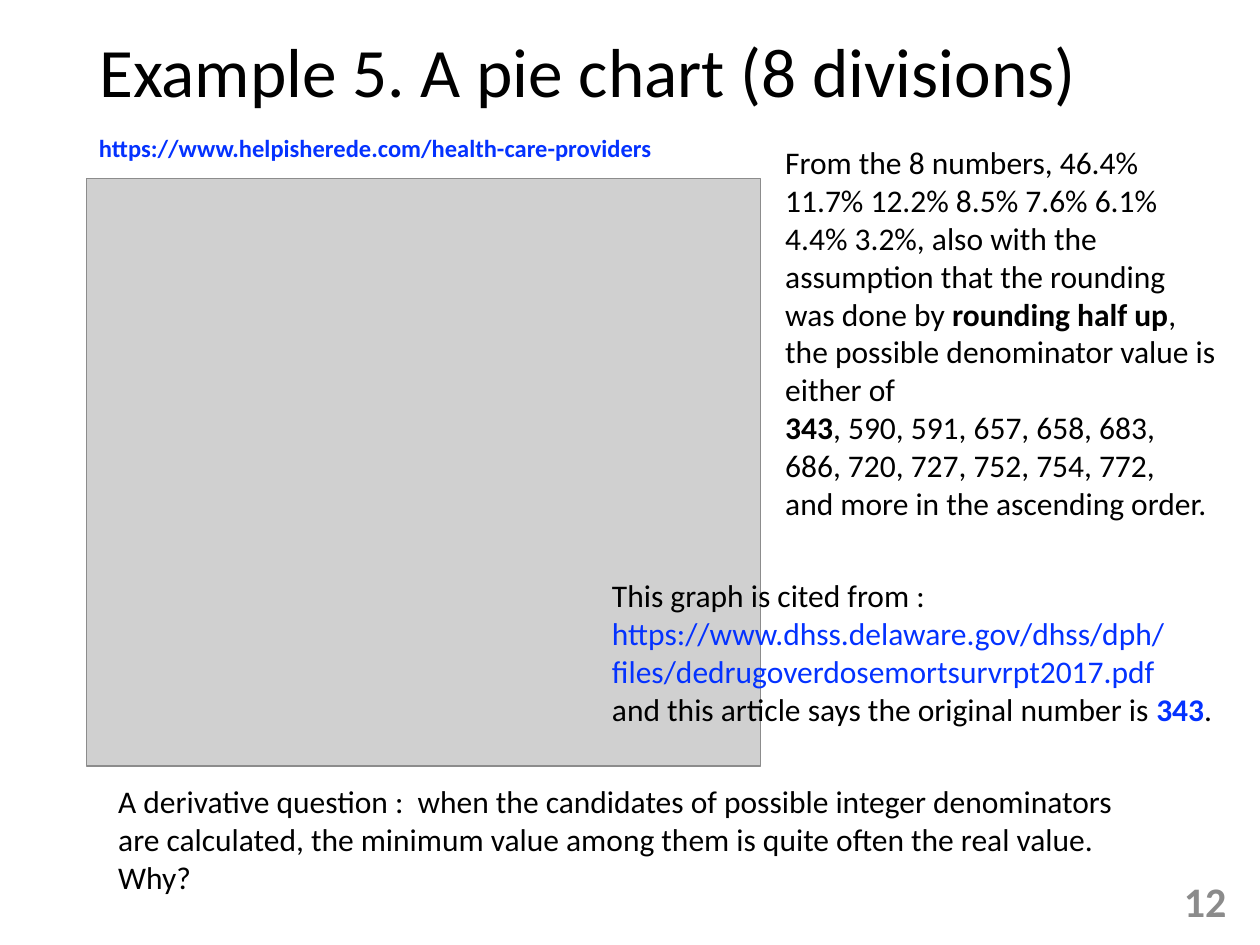
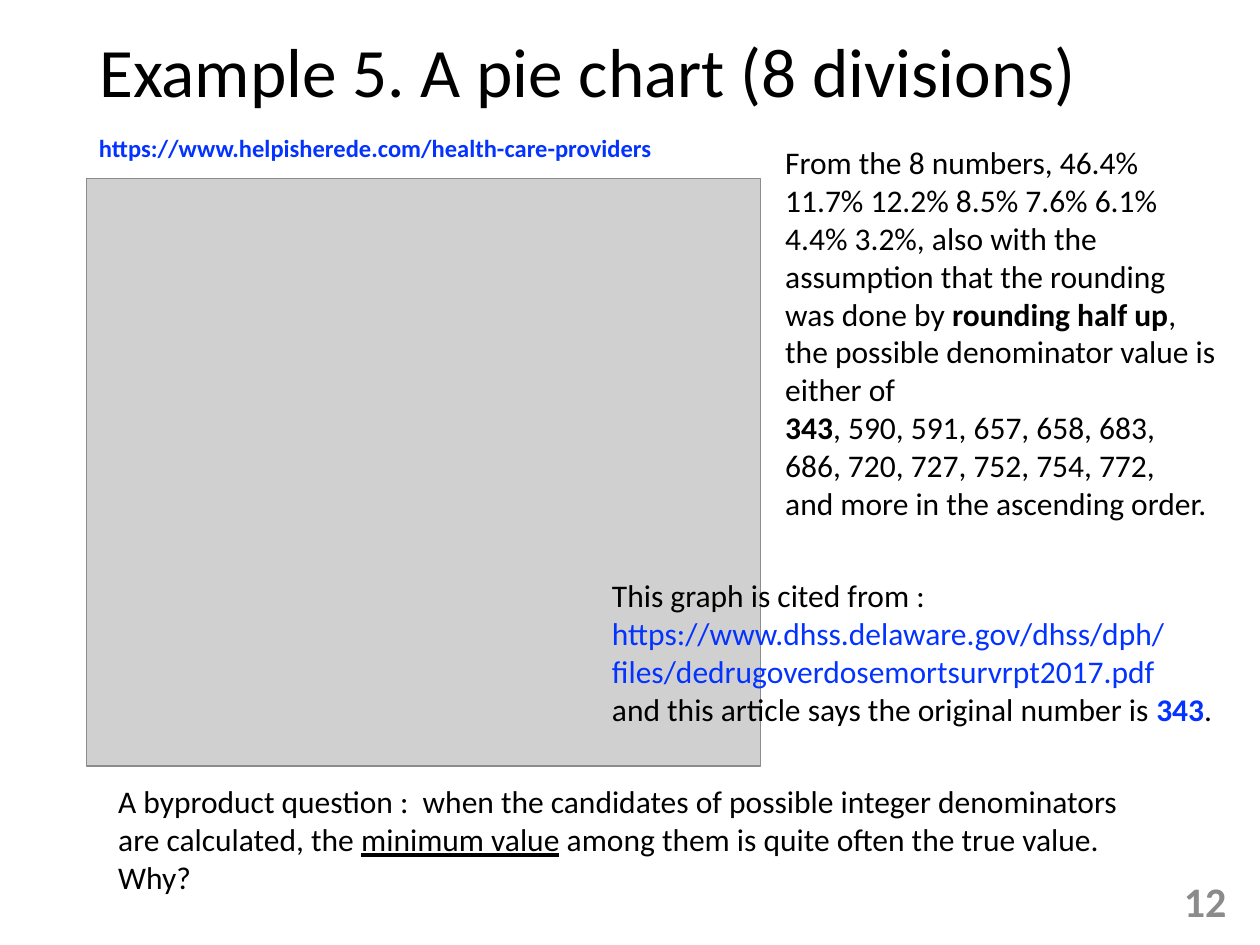
Before and after one commit to tulamili/App-denomfind, a slide deck: slide 12 of docs2/manipulation221022sat.pptx. Drawn at 1260x945 pixels with LibreOffice and Linux fonts; fonts in the diff are those of the drawing; grey boxes stand for pictures. Boxes give left, top, right and bottom in pixels: in the first picture for what was removed or moved away, otherwise in the second. Text is boxed around its words. In the diff, an @@ line names an element or a change of style, - is before the commit and + after.

Commit message:
manipulation221022sat.pptx と .pdf : deviative → byproduct

```diff
--- a/docs2/manipulation221022sat.pptx
+++ b/docs2/manipulation221022sat.pptx
@@ text at [118,791,1117,894]: text changed @@
-A derivative question : when the candidates of possible integer denominators are calculated, the minimum value among them is quite often the real value. Why?
+A byproduct question : when the candidates of possible integer denominators are calculated, the minimum value among them is quite often the true value. Why?
```
Also in this commit, not shown: 1 other file.
